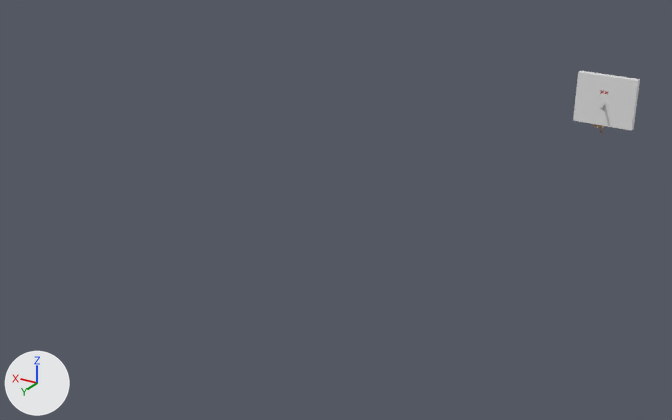
One commit to the glTF model assets/Target (20).glb: the scene before it, then after it.
The view is the same before and after, from a 50 mm lens placed at (-19.6, -275.4, 16.5), pointed at (-4.9, -299.9, 4.3). The lights are fixed; the arrows at lower left show +X, +Y and +Z. Where no turn or scale is listed for an object, it has been applied to the vertices.
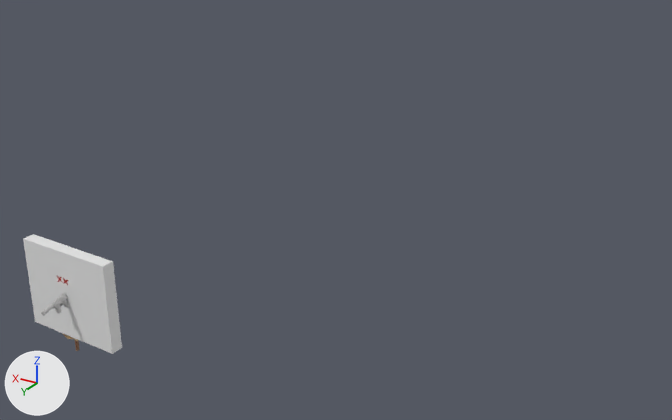
ob_target__20 is not drawn itself; it is the parent of ob_swing, ob_pistol__36, ob_hit_sfx.

The edits, one by one:
Object 'Target (20)' (ob_target__20) moves from (-9.41, -315.3, 3.292) to (-4.5, -288.6, 4.692).
Object 'Cube' (ob_cube) moves from (-8.13, -315.5, 3.71) to (-3.22, -288.84, 5.11).
Object 'old_stylized_agent_pistol_handpainted' (ob_old_stylized_agent_pistol_handpainted) moves from (-9.4, -315.38, 4.58) to (-4.46, -288.44, 6.06).

Pixel boxes [x1, y1, x2, y2] of what changed, in the pictures (672 x 420 px):
'Cube', moved
    before: [573, 71, 640, 131]
    after: [23, 234, 122, 354]
'old_stylized_agent_pistol_handpainted', moved
    before: [600, 103, 605, 110]
    after: [41, 293, 68, 316]
'BanditDynamite', moved
    before: [592, 124, 604, 128]
    after: [62, 333, 79, 350]
'BanditRevolver', moved
    before: [599, 125, 605, 134]
    after: [72, 337, 80, 351]
'Dead.001', moved
    before: [600, 90, 608, 94]
    after: [57, 276, 68, 285]
